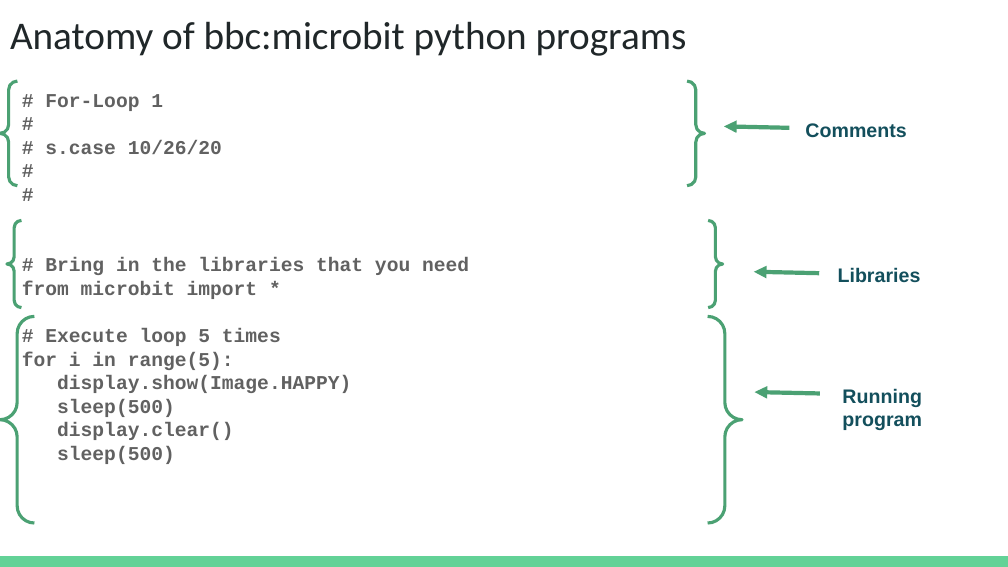
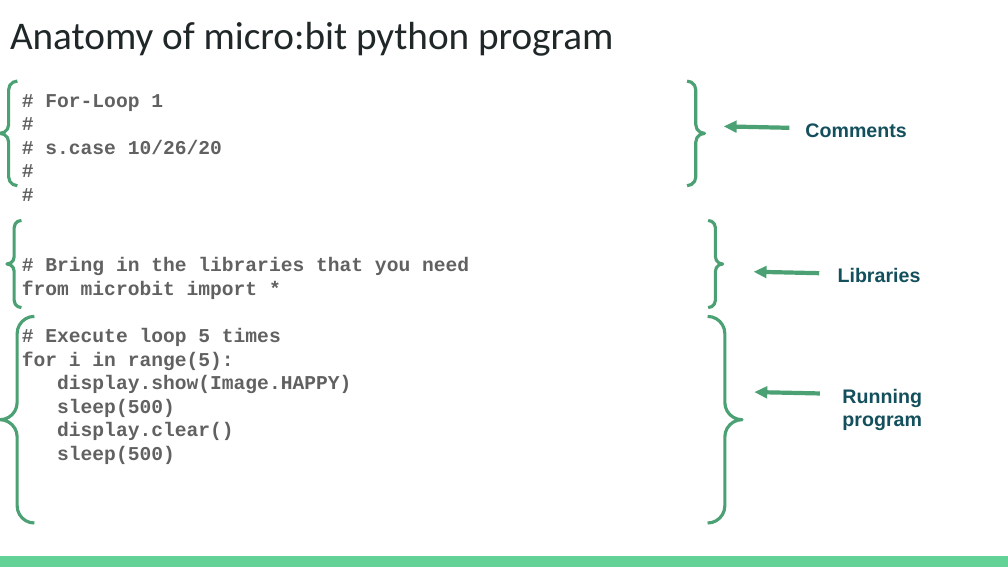
Before and after one commit to IEEE-BV/microbit, a slide deck: slide 15 of presentations/REPL v3.pptx (slide 13 before the commit). Drawn at 1008x567 pixels with LibreOffice and Linux fonts; fonts in the diff are those of the drawing. Boxes give left, top, right and bottom in pixels: in the first picture for what was removed or moved away, otherwise in the second. Text is boxed around its words. In the diff, an @@ line names an element or a change of style, - is before the commit and + after.

```diff
--- a/presentations/REPL v3.pptx
+++ b/presentations/REPL v3.pptx
@@ title at [10,21,614,56]: text changed @@
-Anatomy of bbc:microbit python programs
+Anatomy of micro:bit python program
```
Also in this commit, not shown: 1 other slide changed, 3 slides added, 1 slide removed, 9 other files.
